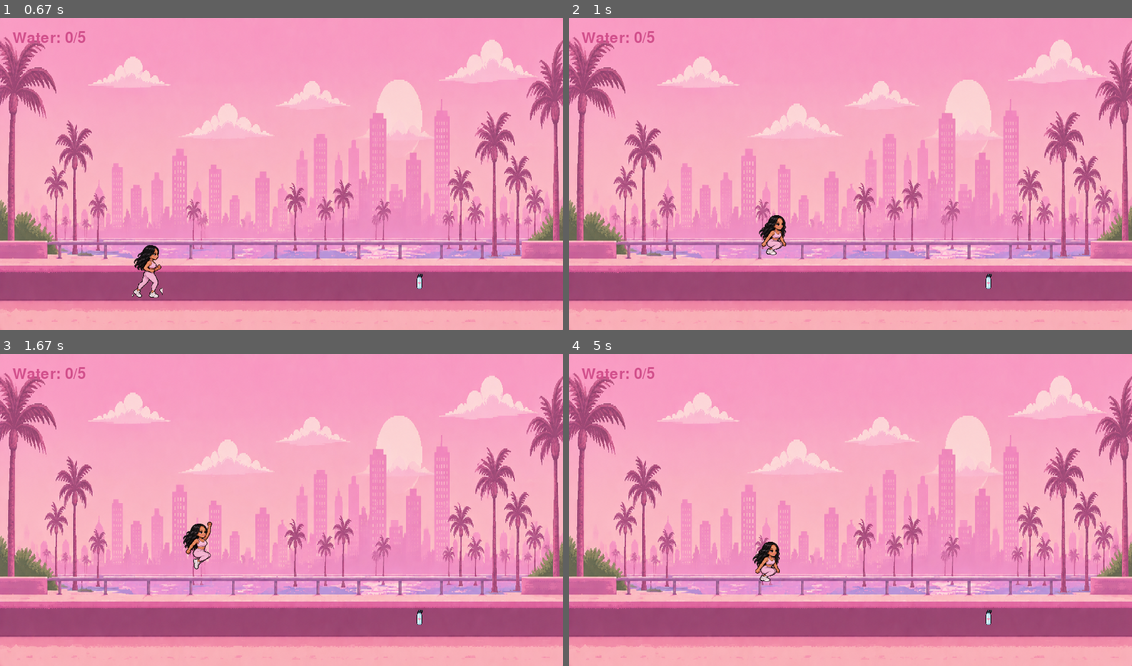
Above: before the commit, frames 1-4 (two rows, left to right).
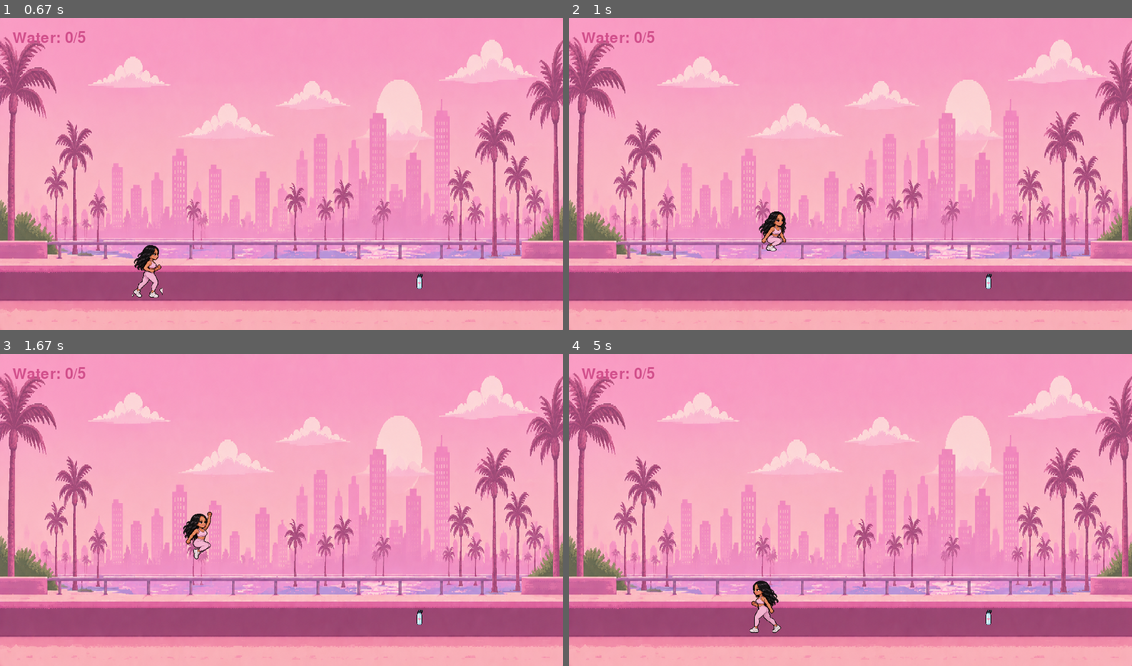
Above: after the commit, the same moments.

Repository: lavslab/75-hard-pygame
Game: pygame game, started from main.py
Two runs of this game, one before a commit and one after it. Both use one fixed random seed, a clock stepped at 60 frames per second and the inputs below.
Inputs:
- Up to frame 1 (0.67 s): hold Right from 0.33 s (still down)
- Up to frame 2 (1 s): release Right at 0.8 s; hold Right from 0.83 s (still down); tap Space at 0.9 s
- Up to frame 3 (1.67 s): tap Space at 1.2, 1.4 s; release Right at 1.3 s; hold Left from 1.33 s (still down)
- Up to frame 4 (5 s): tap Space at 1.7, 1.97, 2.27, 2.4, 2.7, 3.07, 3.37, 3.57, 3.87, 4.07, 4.37, 4.57, 4.87 s; release Left at 1.87 s; hold Left 1.9-2.3 s; hold Right 2.33-2.97 s; hold Left 3-3.47 s; hold Right 3.5-3.97 s; hold Right 4-4.47 s; hold Left from 4.5 s (still down)

Frame 1 is identical in both runs. In frame 2, 0.4% of the frame differs, in the area x 33-39%, y 62-76%; in frame 3, 0.6%; in frame 4, 0.9%, in the area x 32-38%, y 60-90%.

Commit message:
Add collectible and obstacle sound effects

Diff:
--- a/main.py
+++ b/main.py
@@ -1,6 +1,5 @@
 import pygame
 
-# start pygame
 pygame.init()
 
 # ---------------- GAME WINDOW ----------------
@@ -9,11 +8,10 @@
 HEIGHT = 500
 WORLD_WIDTH = 3000
 
-# colors
 DARK_PINK = (210, 80, 140)
 WHITE = (255, 255, 255)
-
-# create game window
+RED = (220, 50, 70)
+
 screen = pygame.display.set_mode((WIDTH, HEIGHT))
 pygame.display.set_caption("75 Hard: Lav Edition")
 
@@ -48,47 +46,39 @@
     (lav_width, lav_height)
 )
 
-# running frames
+
+# ---------------- RUNNING FRAMES ----------------
+
 run_frames = [
     pygame.image.load(
-        "assets/lav_sprite_frames/game_ready/run_right/run_right_1.png"
-    ).convert_alpha(),
-
-    pygame.image.load(
-        "assets/lav_sprite_frames/game_ready/run_right/run_right_2.png"
-    ).convert_alpha(),
-
-    pygame.image.load(
-        "assets/lav_sprite_frames/game_ready/run_right/run_right_3.png"
-    ).convert_alpha(),
-
-    pygame.image.load(
-        "assets/lav_sprite_frames/game_ready/run_right/run_right_4.png"
-    ).convert_alpha(),
+        f"assets/lav_sprite_frames/game_ready/run_right/run_right_{i}.png"
+    ).convert_alpha()
+    for i in range(1, 5)
 ]
 
 run_frames = [
-    pygame.transform.scale(frame, (lav_width, lav_height))
+    pygame.transform.scale(
+        frame,
+        (lav_width, lav_height)
+    )
     for frame in run_frames
 ]
 
-# jumping frames
+
+# ---------------- JUMPING FRAMES ----------------
+
 jump_frames = [
     pygame.image.load(
-        "assets/lav_sprite_frames/game_ready/jump/jump_1.png"
-    ).convert_alpha(),
-
-    pygame.image.load(
-        "assets/lav_sprite_frames/game_ready/jump/jump_2.png"
-    ).convert_alpha(),
-
-    pygame.image.load(
-        "assets/lav_sprite_frames/game_ready/jump/jump_3.png"
-    ).convert_alpha(),
+        f"assets/lav_sprite_frames/game_ready/jump/jump_{i}.png"
+    ).convert_alpha()
+    for i in range(1, 4)
 ]
 
 jump_frames = [
-    pygame.transform.scale(frame, (lav_width, lav_height))
+    pygame.transform.scale(
+        frame,
+        (lav_width, lav_height)
+    )
     for frame in jump_frames
 ]
 
@@ -108,6 +98,18 @@
 )
 
 
+# ---------------- WATER SOUND ----------------
+
+try:
+    water_ding = pygame.mixer.Sound(
+        "assets/water_ding.wav"
+    )
+
+except (pygame.error, FileNotFoundError):
+    water_ding = None
+    print("water_ding.wav not found - continuing without sound")
+
+
 # ---------------- JUNK FOOD IMAGE ----------------
 
 junk_width = 90
@@ -123,17 +125,29 @@
 )
 
 
+# ---------------- JUNK FOOD SOUND ----------------
+
+try:
+    junk_food_sound = pygame.mixer.Sound(
+        "assets/junk_food_hit.wav"
+    )
+
+except (pygame.error, FileNotFoundError):
+    junk_food_sound = None
+    print("junk_food_hit.wav not found - continuing without sound")
+
+
 # ---------------- PLAYER SETTINGS ----------------
 
 lav_x = 100
 lav_y = 350
-
 lav_speed = 5
 
-# jumping
 lav_y_velocity = 0
 gravity = 1
-jump_strength = -15
+
+# slightly stronger jump
+jump_strength = -16
 
 
 # ---------------- ANIMATION ----------------
@@ -161,16 +175,23 @@
 water_goal = 5
 
 
+# ---------------- WATER PICKUP POPUP ----------------
+
+water_popup_timer = 0
+water_popup_y = 0
+
+
 # ---------------- JUNK FOOD OBSTACLE ----------------
 
 junk_x = 900
 junk_y = 390
 
-# has Lav hit the junk food?
-junk_hit = False
-
-# how long the message stays on screen
+# floating red warning
 junk_message_timer = 0
+junk_popup_y = 0
+
+# prevents collision from triggering every frame
+junk_collision_cooldown = 0
 
 
 # ---------------- CAMERA ----------------
@@ -208,7 +229,10 @@
 
     # ---------------- RUNNING ANIMATION ----------------
 
-    if (keys[pygame.K_RIGHT] or keys[pygame.K_LEFT]) and lav_y == 350:
+    if (
+        (keys[pygame.K_RIGHT] or keys[pygame.K_LEFT])
+        and lav_y == 350
+    ):
 
         run_animation_index += run_animation_speed
 
@@ -224,7 +248,9 @@
     if keys[pygame.K_SPACE] and lav_y == 350:
         lav_y_velocity = jump_strength
 
-    # gravity
+
+    # ---------------- GRAVITY ----------------
+
     lav_y_velocity += gravity
     lav_y += lav_y_velocity
 
@@ -251,24 +277,23 @@
 
     camera_x = lav_x - WIDTH // 2
 
-    # don't scroll before beginning of world
-    if camera_x < 0:
-        camera_x = 0
-
-    # don't scroll past end of world
-    if camera_x > WORLD_WIDTH - WIDTH:
-        camera_x = WORLD_WIDTH - WIDTH
+    camera_x = max(
+        0,
+        min(camera_x, WORLD_WIDTH - WIDTH)
+    )
 
 
     # ---------------- COLLISION RECTS ----------------
 
+    # smaller Lav hitbox
     lav_rect = pygame.Rect(
-        lav_x,
-        lav_y,
-        lav_width,
-        lav_height
-    )
-
+        lav_x + 15,
+        lav_y + 20,
+        40,
+        75
+    )
+
+    # bottle 1
     water_1_rect = pygame.Rect(
         water_1_x,
         water_1_y,
@@ -276,6 +301,7 @@
         water_height
     )
 
+    # bottle 2
     water_2_rect = pygame.Rect(
         water_2_x,
         water_2_y,
@@ -283,35 +309,82 @@
         water_height
     )
 
+    # smaller junk-food hitbox
     junk_rect = pygame.Rect(
-        junk_x,
-        junk_y,
-        junk_width,
-        junk_height
+        junk_x + 20,
+        junk_y + 25,
+        50,
+        30
     )
 
 
     # ---------------- WATER COLLISION ----------------
 
-    if not water_1_collected and lav_rect.colliderect(water_1_rect):
+    # bottle 1
+    if (
+        not water_1_collected
+        and lav_rect.colliderect(water_1_rect)
+    ):
+
         water_1_collected = True
         water_count += 1
 
-    if not water_2_collected and lav_rect.colliderect(water_2_rect):
+        # floating +1 WATER
+        water_popup_timer = 60
+        water_popup_y = lav_y - 10
+
+        # play ding
+        if water_ding:
+            water_ding.play()
+
+
+    # bottle 2
+    if (
+        not water_2_collected
+        and lav_rect.colliderect(water_2_rect)
+    ):
+
         water_2_collected = True
         water_count += 1
 
+        # floating +1 WATER
+        water_popup_timer = 60
+        water_popup_y = lav_y - 10
+
+        # play ding
+        if water_ding:
+            water_ding.play()
+
 
     # ---------------- JUNK FOOD COLLISION ----------------
 
-    if not junk_hit and lav_rect.colliderect(junk_rect):
-
-        junk_hit = True
-
-        # show message for about 2 seconds
-        junk_message_timer = 120
-
-        print("Oops! Junk food 😭")
+    if junk_collision_cooldown > 0:
+        junk_collision_cooldown -= 1
+
+
+    if (
+        lav_rect.colliderect(junk_rect)
+        and junk_collision_cooldown == 0
+    ):
+
+        # floating red warning
+        junk_message_timer = 60
+        junk_popup_y = lav_y - 10
+
+        # play error sound
+        if junk_food_sound:
+            junk_food_sound.play()
+
+        # bump Lav backwards
+        lav_x -= 80
+
+        # don't let her leave the world
+        lav_x = max(0, lav_x)
+
+        # prevent repeated instant collisions
+        junk_collision_cooldown = 30
+
+        print("Oops! Junk food!")
 
 
     # ---------------- SCREEN POSITIONS ----------------
@@ -326,7 +399,6 @@
 
     # ---------------- DRAW BACKGROUND ----------------
 
-    # repeat background so scrolling continues
     background_offset = camera_x % WIDTH
 
     screen.blit(
@@ -343,12 +415,15 @@
     # ---------------- DRAW WATER ----------------
 
     if not water_1_collected:
+
         screen.blit(
             water_image,
             (water_1_screen_x, water_1_y)
         )
 
+
     if not water_2_collected:
+
         screen.blit(
             water_image,
             (water_2_screen_x, water_2_y)
@@ -357,12 +432,10 @@
 
     # ---------------- DRAW JUNK FOOD ----------------
 
-    # only draw junk food if it has NOT been hit
-    if not junk_hit:
-        screen.blit(
-            junk_image,
-            (junk_screen_x, junk_y)
-        )
+    screen.blit(
+        junk_image,
+        (junk_screen_x, junk_y)
+    )
 
 
     # ---------------- DRAW LAV ----------------
@@ -370,28 +443,37 @@
     if lav_y < 350:
 
         # jumping
-        current_frame = jump_frames[int(jump_animation_index)]
+        current_frame = jump_frames[
+            int(jump_animation_index)
+        ]
 
         screen.blit(
             current_frame,
             (lav_screen_x, lav_y)
         )
 
+
     elif keys[pygame.K_RIGHT]:
 
         # running right
-        current_frame = run_frames[int(run_animation_index)]
+        current_frame = run_frames[
+            int(run_animation_index)
+        ]
 
         screen.blit(
             current_frame,
             (lav_screen_x, lav_y)
         )
 
+
     elif keys[pygame.K_LEFT]:
 
         # running left
-        current_frame = run_frames[int(run_animation_index)]
-
+        current_frame = run_frames[
+            int(run_animation_index)
+        ]
+
+        # flip sprite to face left
         current_frame = pygame.transform.flip(
             current_frame,
             True,
@@ -403,13 +485,68 @@
             (lav_screen_x, lav_y)
         )
 
+
     else:
 
-        # standing still
+        # standing still / facing forward
         screen.blit(
             lav_image,
             (lav_screen_x, lav_y)
         )
+
+
+    # ---------------- WATER PICKUP POPUP ----------------
+
+    if water_popup_timer > 0:
+
+        pickup_text = font.render(
+            "+1 WATER!",
+            True,
+            WHITE
+        )
+
+        popup_x = (
+            lav_screen_x
+            + lav_width // 2
+            - pickup_text.get_width() // 2
+        )
+
+        screen.blit(
+            pickup_text,
+            (popup_x, water_popup_y)
+        )
+
+        # float upward
+        water_popup_y -= 0.5
+
+        water_popup_timer -= 1
+
+
+    # ---------------- JUNK FOOD POPUP ----------------
+
+    if junk_message_timer > 0:
+
+        junk_text = font.render(
+            "! JUNK FOOD !",
+            True,
+            RED
+        )
+
+        junk_popup_x = (
+            lav_screen_x
+            + lav_width // 2
+            - junk_text.get_width() // 2
+        )
+
+        screen.blit(
+            junk_text,
+            (junk_popup_x, junk_popup_y)
+        )
+
+        # float upward
+        junk_popup_y -= 0.5
+
+        junk_message_timer -= 1
 
 
     # ---------------- WATER COUNTER ----------------
@@ -426,27 +563,10 @@
     )
 
 
-    # ---------------- JUNK FOOD MESSAGE ----------------
-
-    if junk_message_timer > 0:
-
-        junk_text = font.render(
-            "Oops! Junk food!",
-            True,
-            WHITE
-        )
-
-        screen.blit(
-            junk_text,
-            (WIDTH // 2 - 100, 70)
-        )
-
-        junk_message_timer -= 1
-
-
     # ---------------- UPDATE SCREEN ----------------
 
     pygame.display.update()
+
     clock.tick(60)
 
 
Not shown, added: assets/junk_food_hit.wav
Not shown, added: assets/water_ding.wav
